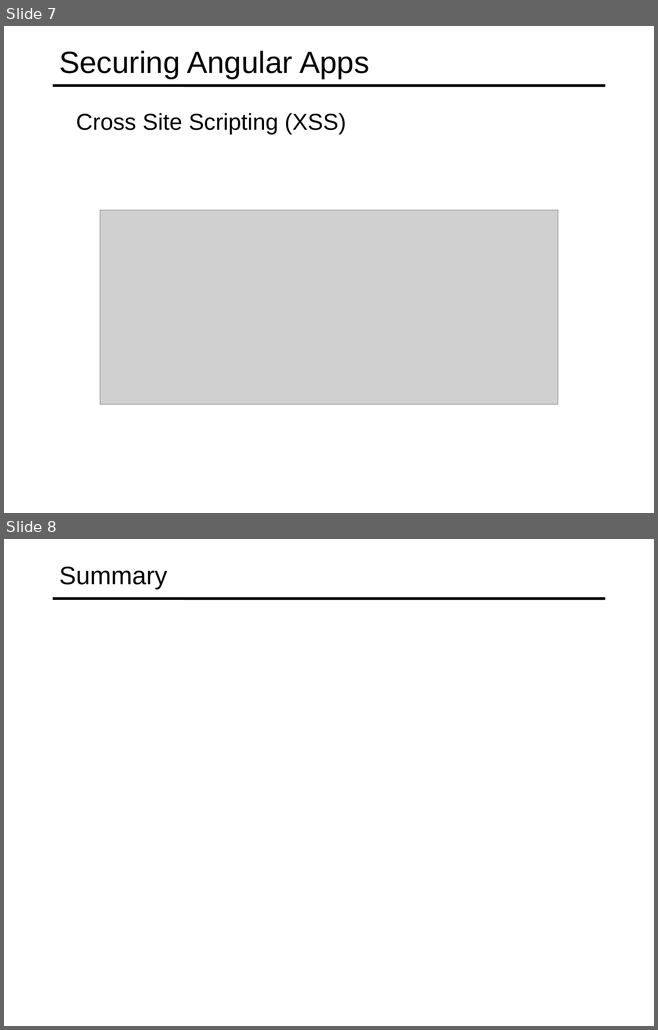
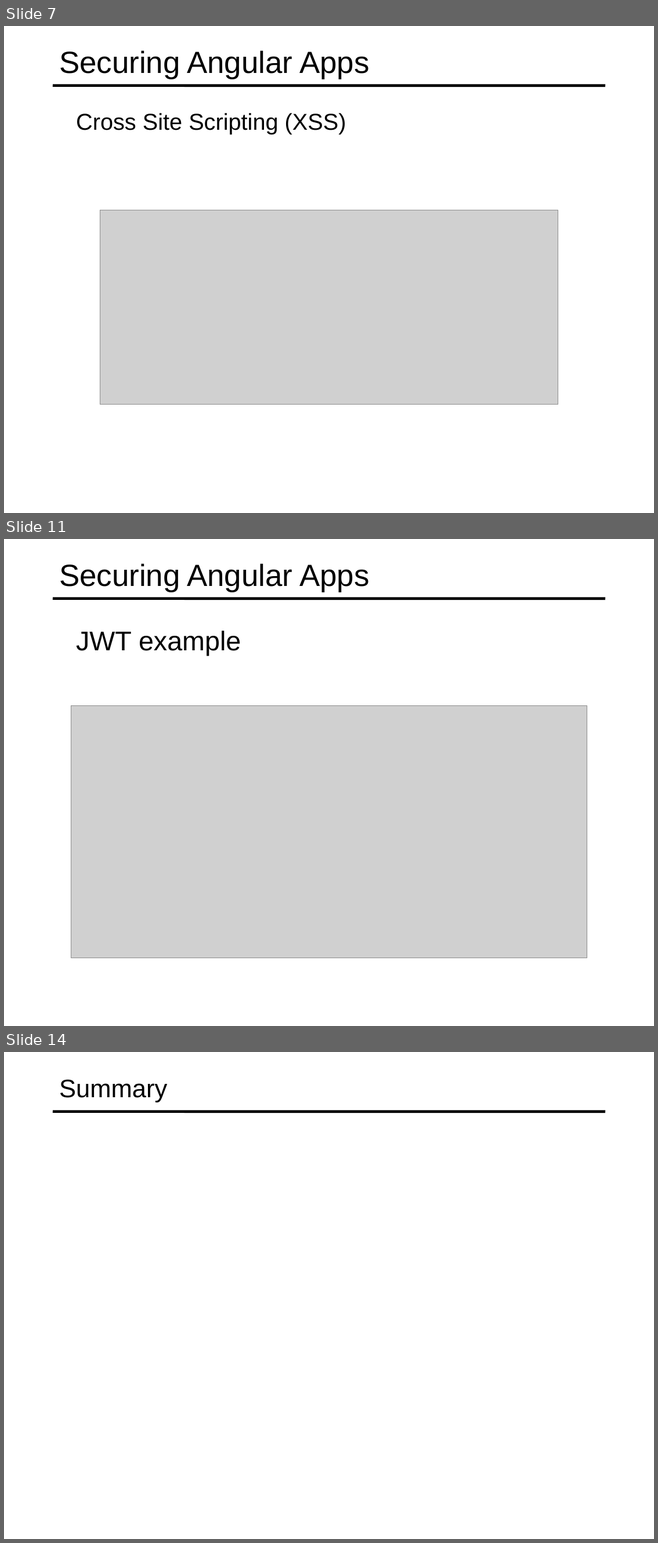
Before and after one commit to specter01wj/Jago_Link_Training, a slide deck: Angular/Interview Lectures/Web Security/Angular_web security.ppt. Shown one above the other, each under a label of ours: slides 7 and 8 before the commit, slides 7, 11 and 14 after it; the slides between them are not shown. The pictures are 658x1030 and 658x1543 pixels, drawn with LibreOffice and Linux fonts; fonts in the diff are those of the drawing; grey boxes stand for pictures. Boxes give left, top, right and bottom in pixels: in the first picture for what was removed or moved away, otherwise in the second. Text is boxed around its words. In the diff, an @@ line names an element or a change of style, - is before the commit and + after.

```diff
--- a/Angular/Interview Lectures/Web Security/Angular_web security.ppt
+++ b/Angular/Interview Lectures/Web Security/Angular_web security.ppt
@@ slide 11 added at box(4, 539, 654, 1026), background #FFFFFF; not listed: 1 template element that a slide beside it also shows @@
@@ title added at box(59, 563, 369, 592), 34 pt, text #000000 @@
+Securing Angular Apps
@@ text added at box(76, 631, 241, 656), 30 pt, text #000000 @@
+  JWT example
@@ picture added at box(71, 705, 586, 958) @@
@@ what was slide 8 is now slide 14 @@
```
Also in this commit, not shown: 1 slide changed, 5 other slides added, 6 other files.
